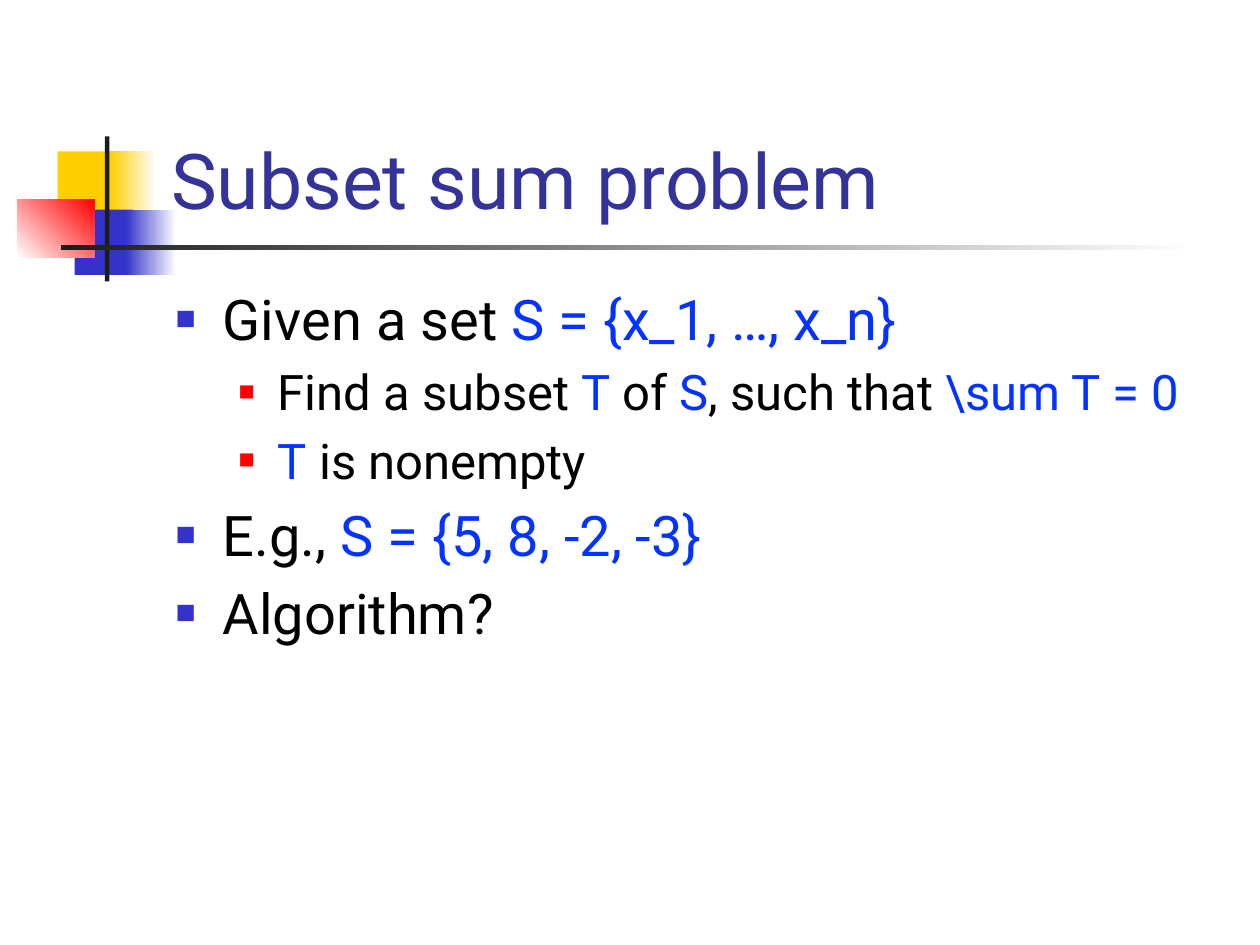
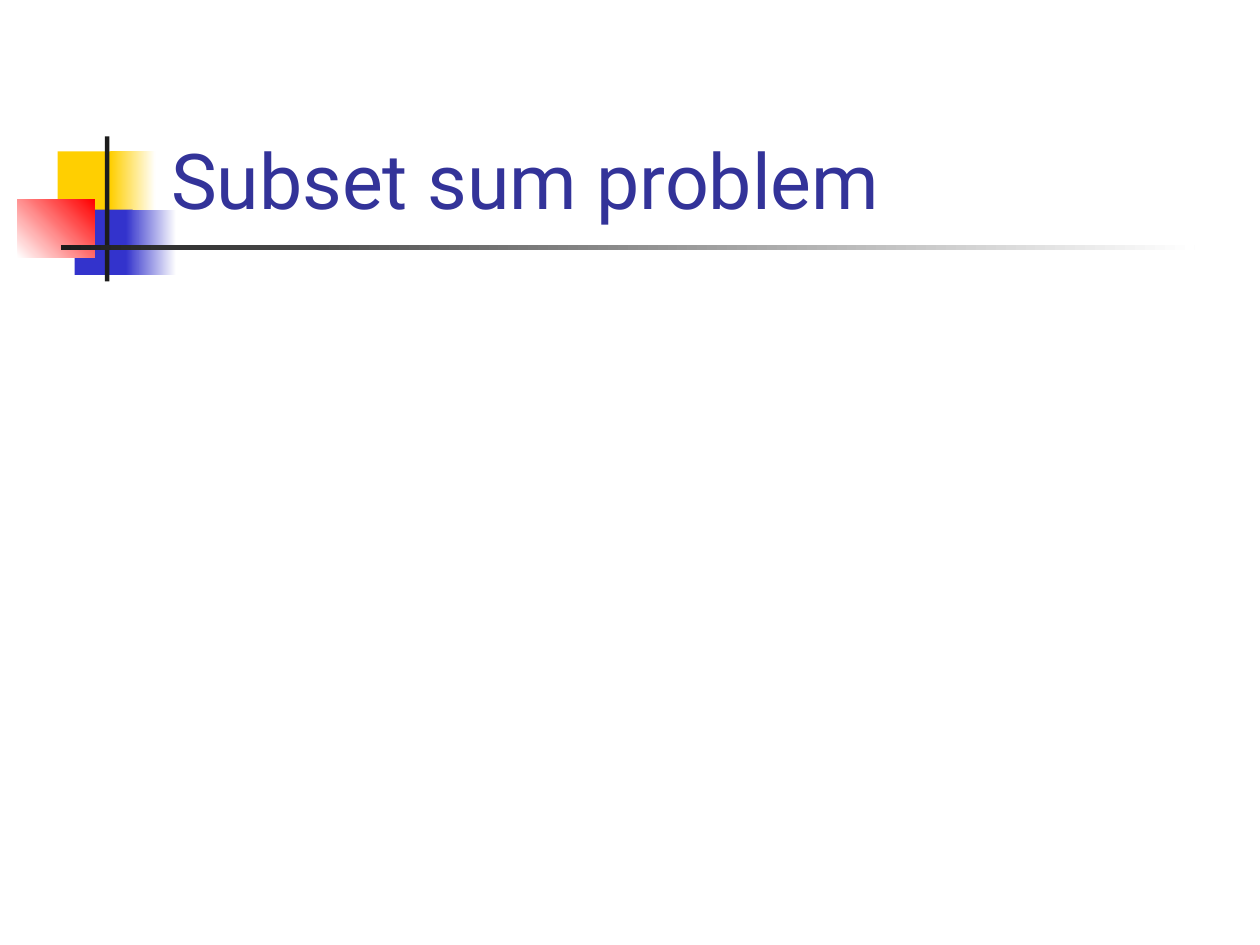
Before and after one commit to csslab-ustc/csslab-ustc.github.io, a slide deck: slide 37 of courses/theory/slides/lec02-math-foundation.pptx (slide 25 before the commit). Drawn at 1260x945 pixels with LibreOffice and Linux fonts; fonts in the diff are those of the drawing; grey boxes stand for pictures. Boxes give left, top, right and bottom in pixels: in the first picture for what was removed or moved away, otherwise in the second. Text is boxed around its words. In the diff, an @@ line names an element or a change of style, - is before the commit and + after.

```diff
--- a/courses/theory/slides/lec02-math-foundation.pptx
+++ b/courses/theory/slides/lec02-math-foundation.pptx
@@ text removed at bbox=[223, 296, 1179, 646] @@
-■ Given a set S = {x_1, …, x_n}
-  ■ Find a subset T of S, such that \sum T = 0
-  ■ T is nonempty
-■ E.g., S = {5, 8, -2, -3}
-■ Algorithm?
```
Also in this commit, not shown: 7 other slides changed, 19 slides added, 7 slides removed, 5 other files.
